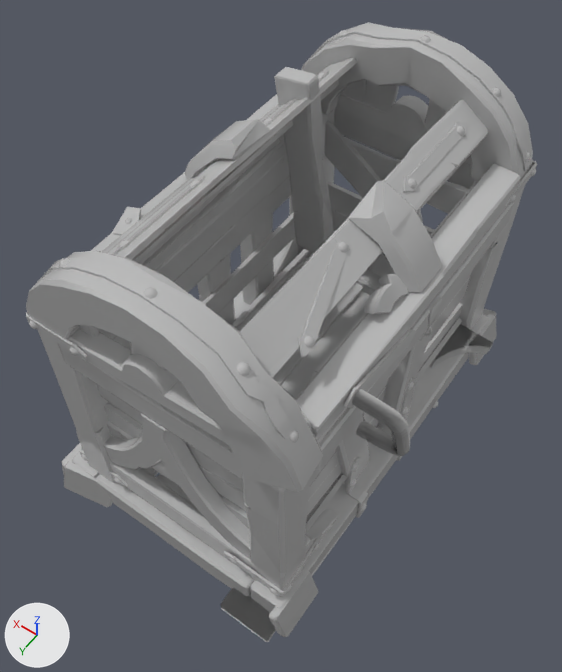
The FBX model Assets/Assets/Destructibles/Chest/Destroyed/Chest_Broken.fbx: old version first, new version second.
Camera for both pictures: a camera (50 mm lens) standing at (-0.29, 0.442, 0.934) and looking at (0.045, -0.028, 0.196). Every picture has the same lights, and +X, +Y and +Z are marked at lower left. Where no turn or scale is listed for an object, it has been applied to the vertices. Vertices at the same position are counted once.

The scene before the commit, as lines of its bpy script (objects in view):
```python
me_mesh = bpy.data.meshes.new('Mesh')
me_mesh.from_pydata(...)  # 6117 vertices, 6055 faces; spans x -0.037..0.349, y -0.312..0.289, z -0.189..0.148
me_mesh.materials.append(mat_material__25)  # its picture is missing
me_mesh_001 = bpy.data.meshes.new('Mesh.001')
me_mesh_001.from_pydata(...)  # 3122 vertices, 3048 faces; spans x -0.376..0.005, y -0.142..0.383, z -0.088..0.139
me_mesh_001.materials.append(mat_material__25)  # its picture is missing
me_mesh_002 = bpy.data.meshes.new('Mesh.002')
me_mesh_002.from_pydata(...)  # 183 vertices, 179 faces; spans x 0.072..0.154, y -0.012..0.031, z -0.175..0.115
me_mesh_002.materials.append(mat_material__25)  # its picture is missing
ob_cube_040fa = bpy.data.objects.new('Cube.040fa', me_mesh)
ob_cube_040fa.location = (-0.107, -0.063, 0.176)
ob_object013 = bpy.data.objects.new('Object013', me_mesh_002)
ob_object013.location = (0.008, -0.208, 0.318)
ob_tube001fafaf = bpy.data.objects.new('Tube001fafaf', me_mesh_001)
ob_tube001fafaf.location = (0.207, -0.186, 0.317)
```
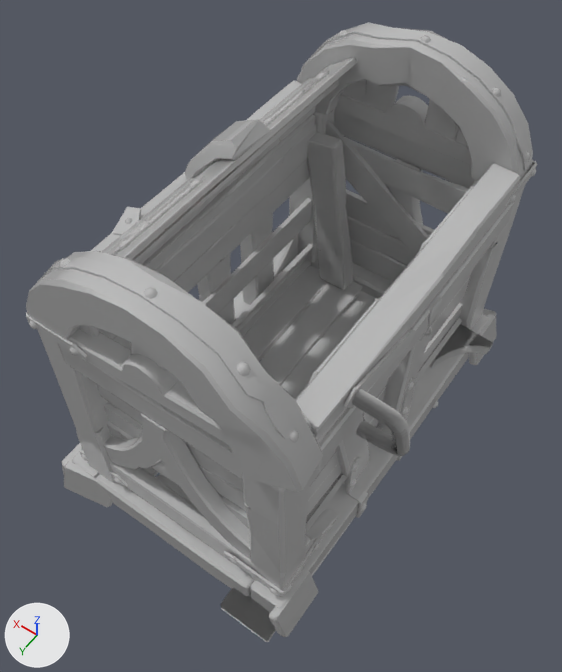
The newer file is also turned or shifted as a whole; pictures and numbers use the older file's frame.

Boxes (x1, y1, x2, y2) around the edits, measured in the pictures (562 x 672 px):
```json
{"object": "Object013", "change": "mesh moved", "before": [274, 67, 333, 262], "after": [307, 133, 353, 290]}
{"part": 2, "of": "me_mesh_001", "change": "deleted", "before": [239, 100, 488, 378]}
```

Edits to the scene script, one JSON object a line:
```json
{"block": "me_mesh_002", "where": "me_mesh_002.from_pydata(...)  # 183 vertices, 179 faces; spans x 0.072..0.154, y -0.012..0.031, z -0.175..0.115"}
{"block": "me_mesh_002", "where": "# used by ob_object013; location = (0.008, -0.208, 0.318)"}
{"block": "me_mesh_002", "change": "me_mesh_002 part 1: the whole mesh is moved by (0.006, -0.075, -0.138)"}
{"block": "me_mesh_001", "where": "# used by ob_tube001fafaf; location = (0.207, -0.186, 0.317)"}
{"op": "remove", "block": "me_mesh_001", "code": "me_mesh_001.from_pydata(...)  # 3122 vertices, 3048 faces; spans x -0.376..0.005, y -0.142..0.383, z -0.088..0.139"}
{"op": "add", "block": "me_mesh_001", "code": "me_mesh_001.from_pydata(...)  # 2702 vertices, 2649 faces; spans x -0.376..0.005, y -0.142..0.383, z -0.088..0.139"}
{"block": "me_mesh_001", "change": "me_mesh_001 part 2: 15 loose pieces with 420 vertices, spanning x -0.314..-0.227, y -0.09..0.331, z 0.025..0.115, are deleted"}
```
